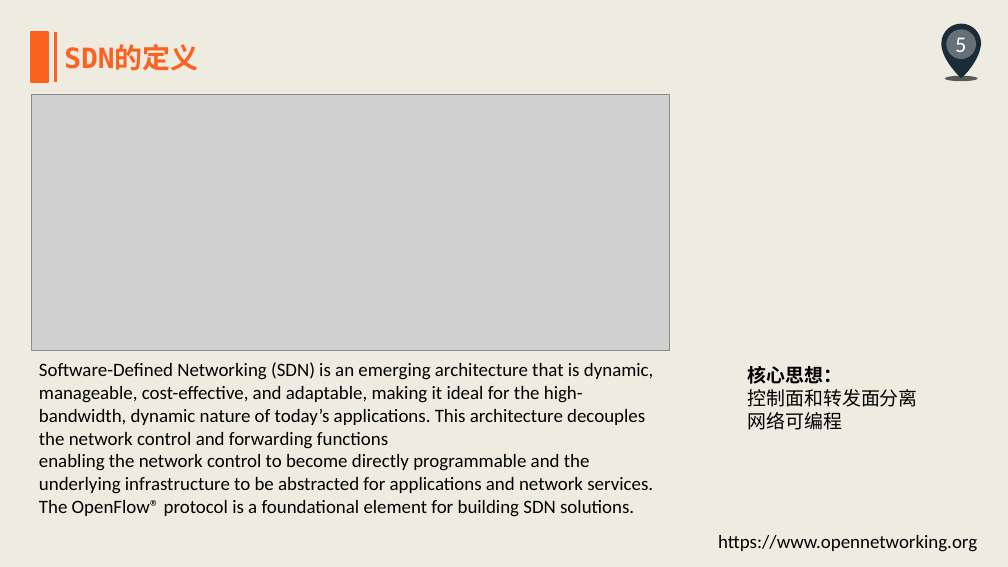
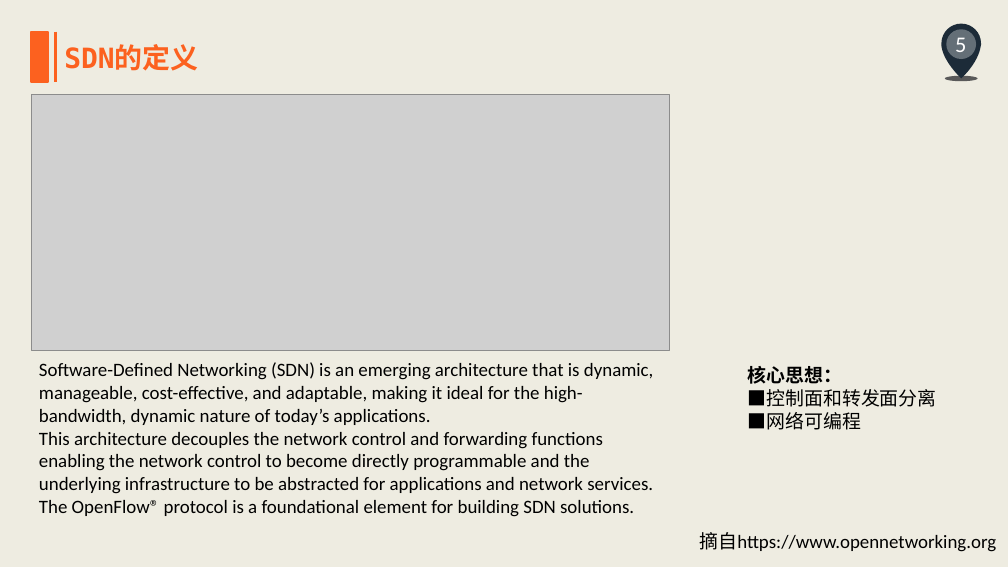
Before and after one commit to ZhouRock/NewTechnology, a slide deck: slide 5 of SDN/SDN入门之旅.pptx. Drawn at 1008x567 pixels with LibreOffice and Linux fonts; fonts in the diff are those of the drawing; grey boxes stand for pictures. Boxes give left, top, right and bottom in pixels: in the first picture for what was removed or moved away, otherwise in the second. Text is boxed around its words. In the diff, an @@ line names an element or a change of style, - is before the commit and + after.

```diff
--- a/SDN/SDN入门之旅.pptx
+++ b/SDN/SDN入门之旅.pptx
@@ text at (39,362,654,449): text changed @@
-Software-Defined Networking (SDN) is an emerging architecture that is dynamic, manageable, cost-effective, and adaptable, making it ideal for the high-bandwidth, dynamic nature of today’s applications. This architecture decouples the network control and forwarding functions
+Software-Defined Networking (SDN) is an emerging architecture that is dynamic, manageable, cost-effective, and adaptable, making it ideal for the high-bandwidth, dynamic nature of today’s applications.
+This architecture decouples the network control and forwarding functions
@@ text at (748,389,937,430): text changed @@
-控制面和转发面分离
-网络可编程
+■控制面和转发面分离
+■网络可编程
@@ text at (699,532,996,552): text changed @@
-https://www.opennetworking.org
+摘自https://www.opennetworking.org
```
Also in this commit, not shown: 2 other slides changed.
